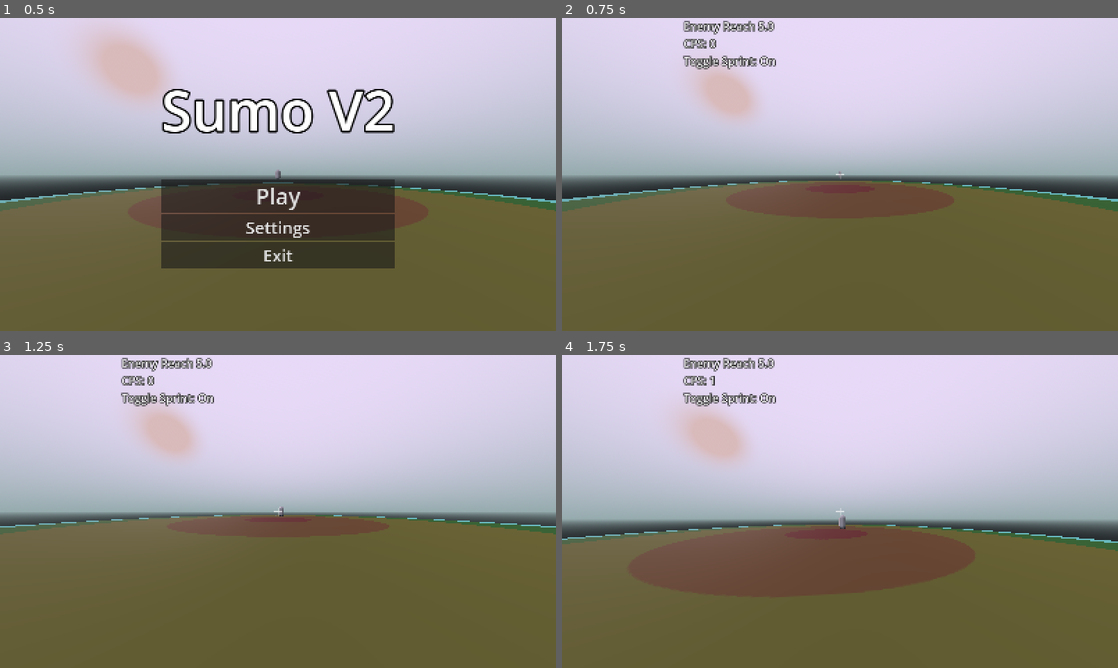
Above: before the commit, frames 1-4 (two rows, left to right).
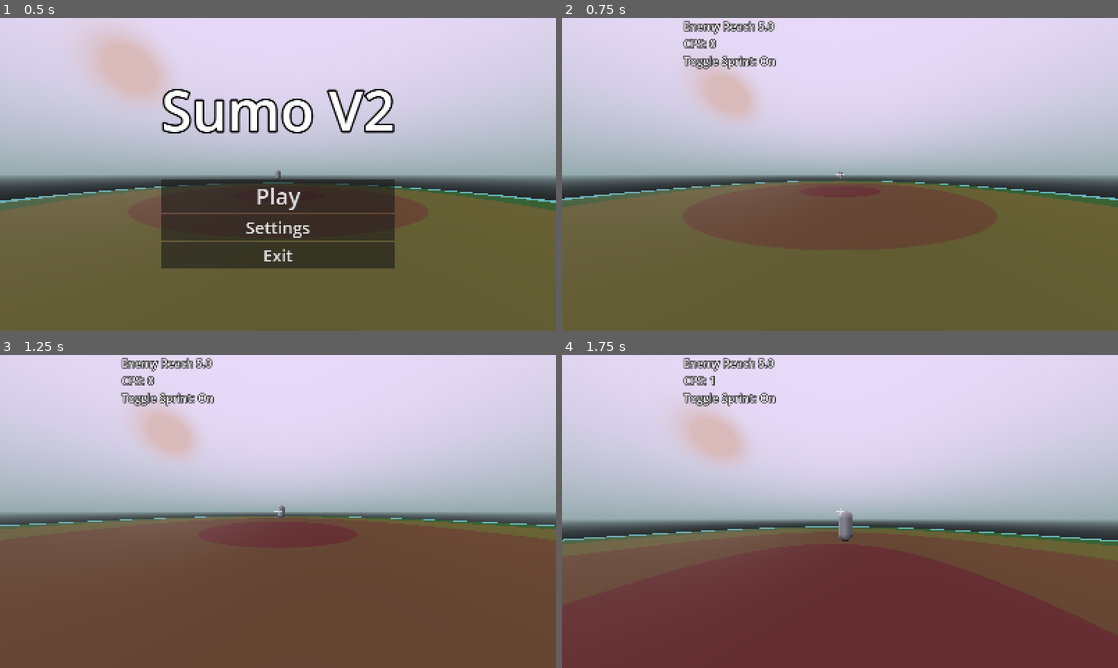
Above: after the commit, the same moments.

Repository: jtirsfdr/sumo2
Game: Godot game, scene res://world.tscn
Same seed, same stepped clock (60 frames per second), same inputs: the game is played once before the commit and once after it.
Inputs (mouse positions are in pixels of both pictures, inside the frame that each line leads up to):
- Up to frame 1 (0.5 s): no input
- Up to frame 2 (0.75 s): click "Play" at 0.5 s
- Up to frame 3 (1.25 s): no input
- Up to frame 4 (1.75 s): tap Enter at 1.25 s; move the mouse to (867, 511) at 1.27 s; hold W (forwards) from 1.28 s (still down); right-click (867, 511) at 1.35 s; tap Space (jump) at 1.52 s

Frame 1 is identical in both runs. In frame 2, 0.6% of the frame differs, in the area x 0-100%, y 49-62%; in frame 3, 2.6%; in frame 4, 26%, in the area x 0-100%, y 49-100%.

Commit message:
Improved auto-strafe angles

Diff:
--- a/entity.gd
+++ b/entity.gd
@@ -23,8 +23,8 @@
 var hitvector: Vector3
 var hitspeed: Vector3 = Vector3.ZERO
 var strafe: int = 2
-var turnfactor: int = 10 #higher = shallower turns
-var shallowfactor: float = 0.5
+var turnfactor: int = 25 #higher = shallower
+var shallowfactor: float = 1.2 #multiplier
 var wish_sprinting: bool = true
 var landed: bool = false
 var sprint_reset: bool = true
@@ -88,13 +88,13 @@
 				speed.x = cos(PI/turnfactor)*speed.x - sin(PI/turnfactor)*speed.z
 				speed.z = cos(PI/turnfactor)*speed.z + sin(PI/turnfactor)*speed.x
 			1: # shallower turn
-				speed.x = cos(PI/turnfactor*shallowfactor)*speed.x - sin(PI/turnfactor*shallowfactor)*speed.z
-				speed.z = cos(PI/turnfactor*shallowfactor)*speed.z + sin(PI/turnfactor*shallowfactor)*speed.x
+				speed.x = cos(PI/(turnfactor*shallowfactor))*speed.x - sin(PI/(turnfactor*shallowfactor))*speed.z
+				speed.z = cos(PI/(turnfactor*shallowfactor))*speed.z + sin(PI/(turnfactor*shallowfactor))*speed.x
 			2:
 				pass
 			3:
-				speed.x = cos(PI/turnfactor*shallowfactor)*speed.x + sin(PI/turnfactor*shallowfactor)*speed.z
-				speed.z = cos(PI/turnfactor*shallowfactor)*speed.z - sin(PI/turnfactor*shallowfactor)*speed.x
+				speed.x = cos(PI/(turnfactor*shallowfactor))*speed.x + sin(PI/(turnfactor*shallowfactor))*speed.z
+				speed.z = cos(PI/(turnfactor*shallowfactor))*speed.z - sin(PI/(turnfactor*shallowfactor))*speed.x
 			4:
 
 				speed.x = cos(PI/turnfactor)*speed.x + sin(PI/turnfactor)*speed.z
--- a/player.gd
+++ b/player.gd
@@ -25,7 +25,7 @@
 func _ready() -> void:
 	gui.toggle_sprint_toggled.connect(on_toggle_sprint_toggled)
 	enemy.hit_player.connect(self.on_hit)
-	#Input.set_mouse_mode(Input.MOUSE_MODE_CAPTURED)
+	auto_run = true
 	cpscounter.resize(maxcps + 1)
 
 func _input(event: InputEvent) -> void:
@@ -95,14 +95,14 @@
 	move_and_slide()
 
 func _physics_process(_delta: float) -> void:
-
+	print(strafe)
 	referencetime = int(Time.get_unix_time_from_system() * 100)
 	currentcps = 0
 	for i in maxcps:
 		if referencetime - cpscounter[i] < 100:
 			currentcps += 1
 	$/root/World/GUI/HUD/Layers/CPS.text = "CPS: " + str(currentcps)
-	cps_factor = (-log(currentcps+1)/log(10))/2 + 1
+	cps_factor = 1/((-log(currentcps+1)/log(10))/2 + 1)
 	attack_ray.target_position = -camera.transform.basis.z * reach * cps_factor
 
 
